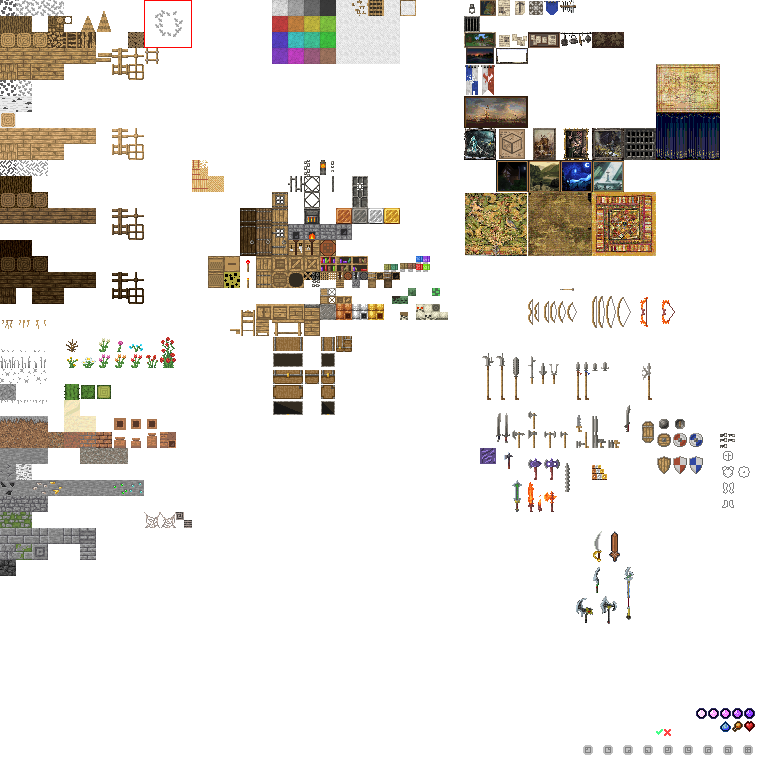
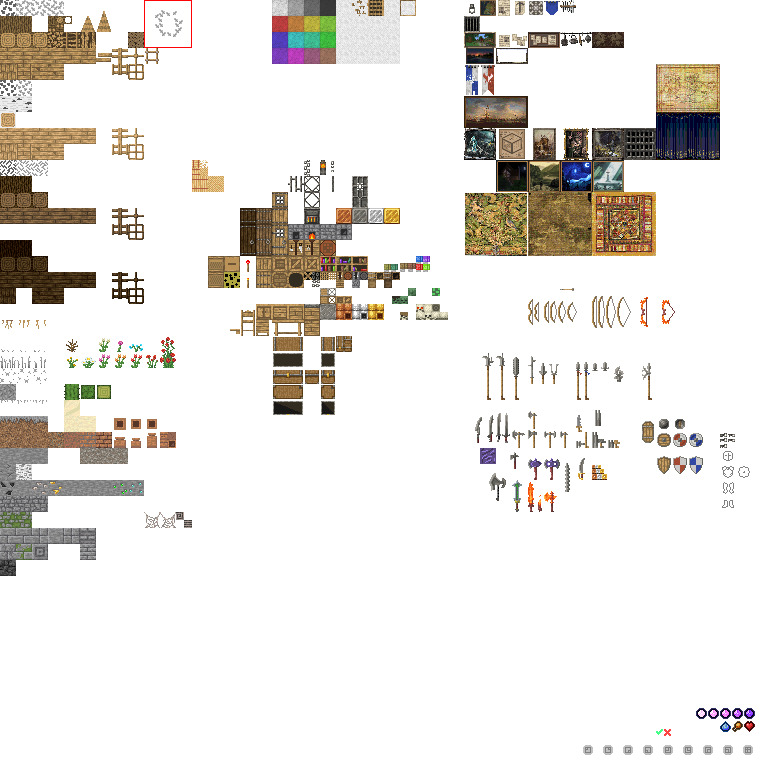
The second w=768, h=768 image is a revision of the first. Changes to its layers:
painted on "main" over [475, 366, 701, 624]
